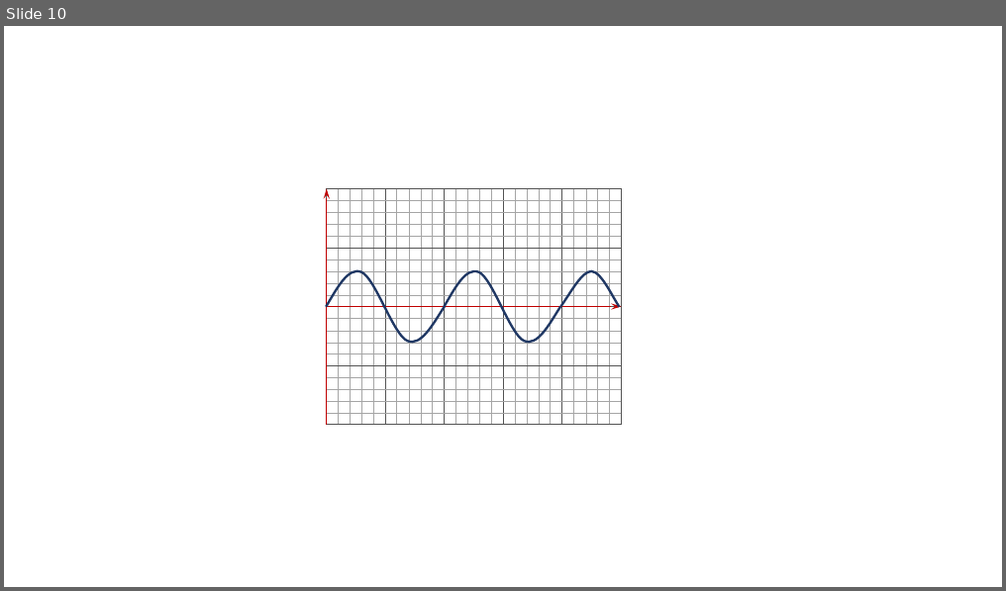
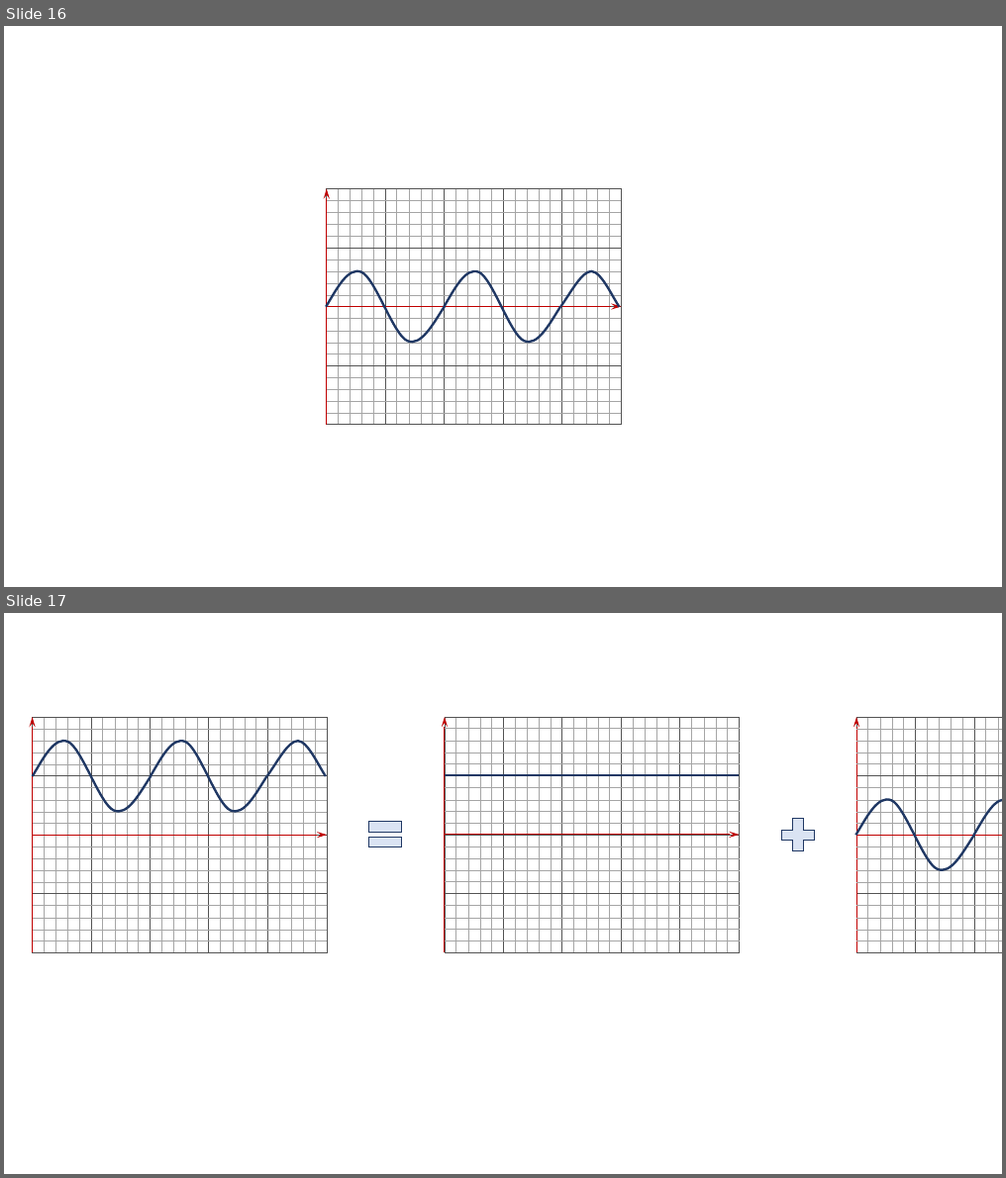
Before and after one commit to xpessoles/PT_GenieElectrique, a slide deck: 04_SourceSinusoidale/04_SourceSinusoidale.pptx. Shown one above the other, each under a label of ours: slide 10 before the commit, slides 16 and 17 after it. The pictures are 1006x591 and 1006x1178 pixels, drawn with LibreOffice and Linux fonts; fonts in the diff are those of the drawing. Boxes give left, top, right and bottom in pixels: in the first picture for what was removed or moved away, otherwise in the second. Text is boxed around its words. In the diff, an @@ line names an element or a change of style, - is before the commit and + after.

```diff
--- a/04_SourceSinusoidale/04_SourceSinusoidale.pptx
+++ b/04_SourceSinusoidale/04_SourceSinusoidale.pptx
@@ slide 17 added at <box>4,613,1002,1174</box>, background #FFFFFF @@
@@ group added at <box>33,717,328,953</box>: 43 lines, 3 freeform shapes, 2 arrows, 1 rectangle @@
@@ group added at <box>445,717,740,953</box>: 44 lines, 2 arrows, 1 rectangle @@
@@ math equal added at <box>363,813,408,858</box>, fill #DAE3F3, outline #203864 1 pt @@
@@ plus sign added at <box>776,813,820,858</box>, fill #DAE3F3, outline #203864 1 pt @@
@@ group added at <box>856,717,1002,953</box>: 31 lines, 2 arrows, 2 freeform shapes, 1 rectangle @@
@@ what was slide 10 is now slide 16 @@
```
Also in this commit, not shown: 1 slide changed, 6 other slides added, 3 other files.
